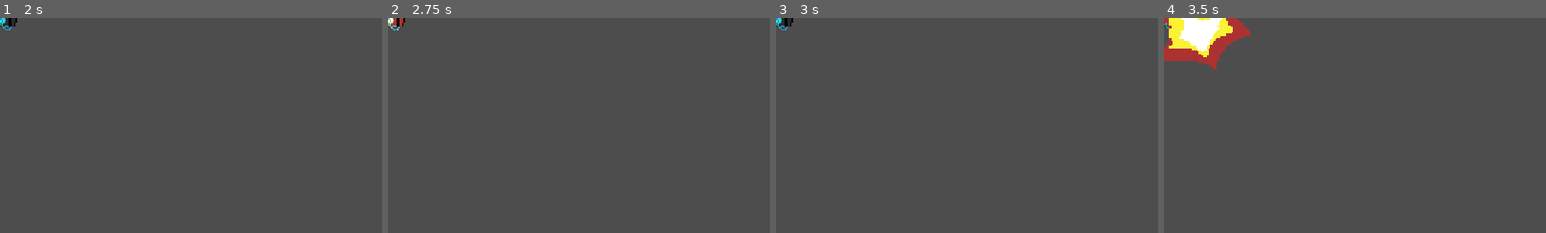
Above: before the commit, frames 1-4 (left to right).
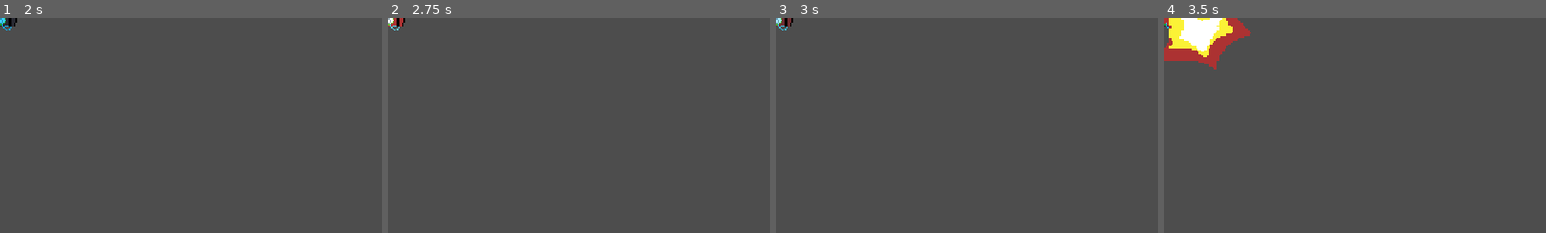
Above: after the commit, the same moments.

Repository: daistic/Project-Skill-Frenzy
Game: Godot game, scene res://Scenes/skills/TimeBomb.tscn
Same seed, same stepped clock (60 frames per second), same inputs: the game is played once before the commit and once after it. This scene is started directly instead of the project's main scene.
Inputs:
- Up to frame 1 (2 s): tap Enter at 0.5 s; hold Z (normal) 0.53-1.28 s; hold Right (move_right) from 0.53 s (still down); tap Up (jump) at 0.77, 1.07, 1.52, 1.82 s; tap Space at 1.25 s; tap Z (normal) at 1.35 s
- Up to frame 2 (2.75 s): tap Enter at 2 s; release Right (move_right) at 2.03 s; hold Left (move_left) from 2.03 s (still down); hold Z (normal) from 2.03 s (still down)
- Up to frame 3 (3 s): tap Space at 2.75 s; release Left (move_left) at 2.78 s; release Z (normal) at 2.78 s; hold Right (move_right) from 2.78 s (still down); tap Z (normal) at 2.85 s
- Up to frame 4 (3.5 s): keep holding Right (move_right); tap Up (jump) at 3.02, 3.32 s
The pictures show only the part of the screen within x 0-50%, y 0-50%; the shares and areas given below are measured in that part.

Frames 1-2 are identical in both runs. In frame 3, 0.1% of the frame differs, in the area x 0-4%, y 0-6%; in frame 4, nothing differs.

Commit message:
add: Audio Effects

Diff:
--- a/Scenes/LevelBase.tscn
+++ b/Scenes/LevelBase.tscn
@@ -1,10 +1,11 @@
-[gd_scene load_steps=6 format=3 uid="uid://gvx18nkpacwq"]
+[gd_scene load_steps=7 format=3 uid="uid://gvx18nkpacwq"]
 
 [ext_resource type="Texture2D" uid="uid://cspw8yq76068a" path="res://Assets/white_texture.png" id="1_wrhoe"]
 [ext_resource type="PackedScene" uid="uid://j3wo3pg8b8jy" path="res://Scenes/Level.tscn" id="2_ilmpw"]
 [ext_resource type="PackedScene" uid="uid://dp4w7d26o2igx" path="res://Scenes/RobloxMan.tscn" id="3_7375l"]
 [ext_resource type="PackedScene" uid="uid://bbgw862emufxe" path="res://Scenes/Flag.tscn" id="4_dci62"]
 [ext_resource type="PackedScene" uid="uid://cjiywmephhpw3" path="res://Scenes/GameplayUi.tscn" id="6_aw1t8"]
+[ext_resource type="AudioStream" uid="uid://c2lnlu0i6erhd" path="res://Assets/SFX/[Electronic] Music by Maksym Malkoa from Pixabay.mp3" id="6_c43mv"]
 
 [node name="LevelBase" type="Node2D"]
 
@@ -30,3 +31,8 @@
 [node name="CanvasLayer" type="CanvasLayer" parent="."]
 
 [node name="GameplayUI" parent="CanvasLayer" instance=ExtResource("6_aw1t8")]
+
+[node name="AudioStreamPlayer2D" type="AudioStreamPlayer2D" parent="."]
+stream = ExtResource("6_c43mv")
+volume_db = -5.0
+autoplay = true
--- a/Scenes/skills/Arch.tscn
+++ b/Scenes/skills/Arch.tscn
@@ -1,7 +1,9 @@
-[gd_scene load_steps=6 format=3 uid="uid://b4hycykf3pkmc"]
+[gd_scene load_steps=8 format=3 uid="uid://b4hycykf3pkmc"]
 
 [ext_resource type="Script" uid="uid://dd30mdl50a6m2" path="res://Scripts/arch.gd" id="1_h0we4"]
 [ext_resource type="Texture2D" uid="uid://bi8xi56a63yw3" path="res://Assets/skills/purple_hook.png" id="2_fikqw"]
+[ext_resource type="AudioStream" uid="uid://i11ncq38uonh" path="res://Assets/SFX/[Whoosh] Sound Effet by Jurij form Pixabay.mp3" id="3_fikqw"]
+[ext_resource type="AudioStream" uid="uid://cfvm5tqy3br4w" path="res://Assets/SFX/[Beep] Sound Effect by Ribhav Agrawal from Pixabay.mp3" id="4_o2cwu"]
 
 [sub_resource type="RectangleShape2D" id="RectangleShape2D_cb8h1"]
 size = Vector2(48.5, 47)
@@ -53,5 +55,12 @@
 
 [node name="VisibleOnScreenNotifier2D" type="VisibleOnScreenNotifier2D" parent="."]
 
+[node name="WhooshAudio" type="AudioStreamPlayer2D" parent="."]
+stream = ExtResource("3_fikqw")
+autoplay = true
+
+[node name="HitAudio" type="AudioStreamPlayer2D" parent="."]
+stream = ExtResource("4_o2cwu")
+
 [connection signal="body_entered" from="." to="." method="_on_body_entered"]
 [connection signal="screen_exited" from="VisibleOnScreenNotifier2D" to="." method="_on_visible_on_screen_notifier_2d_screen_exited"]
--- a/Scenes/skills/Chainsaw.tscn
+++ b/Scenes/skills/Chainsaw.tscn
@@ -1,7 +1,9 @@
-[gd_scene load_steps=13 format=3 uid="uid://cjinrdxcjoc5i"]
+[gd_scene load_steps=15 format=3 uid="uid://cjinrdxcjoc5i"]
 
 [ext_resource type="Script" uid="uid://bs4kyce6ithed" path="res://Scripts/chainsaw.gd" id="1_0ssji"]
 [ext_resource type="Texture2D" uid="uid://mngm17rgt5ua" path="res://Assets/skills/chainsaw_projectile.png" id="1_jcl7s"]
+[ext_resource type="AudioStream" uid="uid://cfvm5tqy3br4w" path="res://Assets/SFX/[Beep] Sound Effect by Ribhav Agrawal from Pixabay.mp3" id="3_3tkpq"]
+[ext_resource type="AudioStream" uid="uid://i11ncq38uonh" path="res://Assets/SFX/[Whoosh] Sound Effet by Jurij form Pixabay.mp3" id="4_svlto"]
 
 [sub_resource type="AtlasTexture" id="AtlasTexture_0ssji"]
 atlas = ExtResource("1_jcl7s")
@@ -100,4 +102,11 @@
 [node name="CollisionShape2D" type="CollisionShape2D" parent="."]
 shape = SubResource("CircleShape2D_ynx84")
 
+[node name="HitAudio" type="AudioStreamPlayer2D" parent="."]
+stream = ExtResource("3_3tkpq")
+
+[node name="WhooshAudio" type="AudioStreamPlayer2D" parent="."]
+stream = ExtResource("4_svlto")
+autoplay = true
+
 [connection signal="body_entered" from="." to="." method="_on_body_entered"]
--- a/Scenes/skills/Fireball.tscn
+++ b/Scenes/skills/Fireball.tscn
@@ -1,7 +1,9 @@
-[gd_scene load_steps=9 format=3 uid="uid://ccjm646e718rx"]
+[gd_scene load_steps=11 format=3 uid="uid://ccjm646e718rx"]
 
 [ext_resource type="Script" uid="uid://bgrv1ar48pvl4" path="res://Scripts/fireball.gd" id="1_dju2h"]
 [ext_resource type="Texture2D" uid="uid://b2l58xvc5o2f0" path="res://Assets/skills/fireball.png" id="1_o53bx"]
+[ext_resource type="AudioStream" uid="uid://cfvm5tqy3br4w" path="res://Assets/SFX/[Beep] Sound Effect by Ribhav Agrawal from Pixabay.mp3" id="3_4wl4n"]
+[ext_resource type="AudioStream" uid="uid://dc5cqnmyebx46" path="res://Assets/SFX/[Fireball] Sound Effect by Koi Roylers from Pixabay.mp3" id="4_t8ssa"]
 
 [sub_resource type="AtlasTexture" id="AtlasTexture_dju2h"]
 atlas = ExtResource("1_o53bx")
@@ -71,5 +73,12 @@
 
 [node name="VisibleOnScreenNotifier2D" type="VisibleOnScreenNotifier2D" parent="."]
 
+[node name="HitAudio" type="AudioStreamPlayer2D" parent="."]
+stream = ExtResource("3_4wl4n")
+
+[node name="FireballAudio" type="AudioStreamPlayer2D" parent="."]
+stream = ExtResource("4_t8ssa")
+autoplay = true
+
 [connection signal="body_entered" from="." to="." method="_on_body_entered"]
 [connection signal="screen_exited" from="VisibleOnScreenNotifier2D" to="." method="_on_visible_on_screen_notifier_2d_screen_exited"]
--- a/Scenes/skills/Sword.tscn
+++ b/Scenes/skills/Sword.tscn
@@ -1,7 +1,9 @@
-[gd_scene load_steps=4 format=3 uid="uid://cgu4acnx1l67h"]
+[gd_scene load_steps=6 format=3 uid="uid://cgu4acnx1l67h"]
 
 [ext_resource type="Script" uid="uid://pim52f4tb1cp" path="res://Scripts/sword.gd" id="1_hthk4"]
 [ext_resource type="Texture2D" uid="uid://bvkb5ppvrpcwq" path="res://Assets/skills/sword.png" id="1_suca6"]
+[ext_resource type="AudioStream" uid="uid://cfvm5tqy3br4w" path="res://Assets/SFX/[Beep] Sound Effect by Ribhav Agrawal from Pixabay.mp3" id="3_j64ad"]
+[ext_resource type="AudioStream" uid="uid://i11ncq38uonh" path="res://Assets/SFX/[Whoosh] Sound Effet by Jurij form Pixabay.mp3" id="4_m3h4o"]
 
 [sub_resource type="CapsuleShape2D" id="CapsuleShape2D_vnlp2"]
 radius = 16.0
@@ -24,4 +26,11 @@
 shape = SubResource("CapsuleShape2D_vnlp2")
 disabled = true
 
+[node name="HitAudio" type="AudioStreamPlayer2D" parent="."]
+stream = ExtResource("3_j64ad")
+
+[node name="WhooshAudio" type="AudioStreamPlayer2D" parent="."]
+stream = ExtResource("4_m3h4o")
+autoplay = true
+
 [connection signal="body_entered" from="." to="." method="_on_body_entered"]
--- a/Scenes/skills/TennisBall.tscn
+++ b/Scenes/skills/TennisBall.tscn
@@ -1,7 +1,9 @@
-[gd_scene load_steps=5 format=3 uid="uid://bw0en64ltcn0h"]
+[gd_scene load_steps=7 format=3 uid="uid://bw0en64ltcn0h"]
 
 [ext_resource type="Script" uid="uid://detjcykhp1x0d" path="res://Scripts/tennis_ball.gd" id="1_nudrs"]
 [ext_resource type="Texture2D" uid="uid://cdgwdytk4qtoi" path="res://Assets/skills/tennis_ball.png" id="2_fdwen"]
+[ext_resource type="AudioStream" uid="uid://cfvm5tqy3br4w" path="res://Assets/SFX/[Beep] Sound Effect by Ribhav Agrawal from Pixabay.mp3" id="3_ivq2c"]
+[ext_resource type="AudioStream" uid="uid://dahrxrlxla504" path="res://Assets/SFX/[Tennis] Sound Effect by Jurij from Pixabay.mp3" id="4_43nqe"]
 
 [sub_resource type="PhysicsMaterial" id="PhysicsMaterial_fdwen"]
 friction = 0.0
@@ -34,5 +36,12 @@
 one_shot = true
 autostart = true
 
+[node name="HitAudio" type="AudioStreamPlayer2D" parent="."]
+stream = ExtResource("3_ivq2c")
+
+[node name="TennisAudio" type="AudioStreamPlayer2D" parent="."]
+stream = ExtResource("4_43nqe")
+autoplay = true
+
 [connection signal="body_entered" from="." to="." method="_on_body_entered"]
 [connection signal="timeout" from="Timer" to="." method="_on_timer_timeout"]
--- a/Scenes/skills/TimeBomb.tscn
+++ b/Scenes/skills/TimeBomb.tscn
@@ -1,10 +1,12 @@
-[gd_scene load_steps=10 format=3 uid="uid://c2koxl0mhnc5w"]
+[gd_scene load_steps=12 format=3 uid="uid://c2koxl0mhnc5w"]
 
 [ext_resource type="Texture2D" uid="uid://dvj80qgcxatnu" path="res://Assets/skills/time_bomb.png" id="1_03fun"]
 [ext_resource type="Script" uid="uid://ht6l5n3inf87" path="res://Scripts/time_bomb.gd" id="1_c4oek"]
 [ext_resource type="Texture2D" uid="uid://u2e7khdt2fg0" path="res://Assets/skills/explosion 1.png" id="2_bkyvt"]
 [ext_resource type="Texture2D" uid="uid://sbaxtnqyg07q" path="res://Assets/skills/explosion 2.png" id="3_c4oek"]
 [ext_resource type="Texture2D" uid="uid://dg13uqitft62u" path="res://Assets/skills/explosion 3.png" id="4_eeme7"]
+[ext_resource type="AudioStream" uid="uid://cg7ayj1m1c8nm" path="res://Assets/SFX/[Beeping] Sound Effect by freesound_community from Pixabay.mp3" id="6_j51yd"]
+[ext_resource type="AudioStream" uid="uid://d0ujlnjh2s6k4" path="res://Assets/SFX/[Explosion] Sound Effect by Ahmed Abudlaal from Pixabay.mp3" id="7_ov5y7"]
 
 [sub_resource type="CircleShape2D" id="CircleShape2D_bkyvt"]
 radius = 81.0555
@@ -26,7 +28,7 @@
 
 [sub_resource type="Animation" id="Animation_c4oek"]
 resource_name = "ticking"
-length = 3.0
+length = 3.5
 step = 0.05
 tracks/0/type = "value"
 tracks/0/imported = false
@@ -35,11 +37,26 @@
 tracks/0/interp = 1
 tracks/0/loop_wrap = true
 tracks/0/keys = {
-"times": PackedFloat32Array(0, 0.8, 1, 1.1, 1.8, 2, 2.1, 2.8, 3),
+"times": PackedFloat32Array(0, 0.8, 1, 1.1, 1.8, 2, 2.1, 2.8, 3.25),
 "transitions": PackedFloat32Array(1, 1, 1, 1, 1, 1, 1, 1, 1),
 "update": 0,
 "values": [Color(1, 1, 1, 1), Color(1, 1, 1, 1), Color(0.231373, 0.819608, 1, 1), Color(1, 1, 1, 1), Color(1, 1, 1, 1), Color(0.231373, 0.819608, 1, 1), Color(1, 1, 1, 1), Color(1, 1, 1, 1), Color(0.231373, 0.819608, 1, 1)]
 }
+tracks/1/type = "audio"
+tracks/1/imported = false
+tracks/1/enabled = true
+tracks/1/path = NodePath("BeepingAudio")
+tracks/1/interp = 1
+tracks/1/loop_wrap = true
+tracks/1/keys = {
+"clips": [{
+"end_offset": 0.0,
+"start_offset": 0.9849,
+"stream": ExtResource("6_j51yd")
+}],
+"times": PackedFloat32Array(0.75)
+}
+tracks/1/use_blend = true
 
 [sub_resource type="AnimationLibrary" id="AnimationLibrary_idl20"]
 _data = {
@@ -118,5 +135,11 @@
 }
 autoplay = "ticking"
 
+[node name="BeepingAudio" type="AudioStreamPlayer2D" parent="."]
+autoplay = true
+
+[node name="ExplosionAudio" type="AudioStreamPlayer2D" parent="."]
+stream = ExtResource("7_ov5y7")
+
 [connection signal="body_entered" from="." to="." method="_on_body_entered"]
 [connection signal="timeout" from="Timer" to="." method="_on_timer_timeout"]
--- a/Scripts/arch.gd
+++ b/Scripts/arch.gd
@@ -1,4 +1,6 @@
 extends ObjectSkill
+
+@onready var hit_audio: AudioStreamPlayer2D = $HitAudio
 
 @export var initial_speed: float = 300.0
 @export var initial_vertical_velocity: float = -200.0
@@ -28,4 +30,5 @@
 
 	if body is Zombo || Turtle:
 		body.hit()
+		hit_audio.play()
 		GameManager.count_to_skill()
--- a/Scripts/chainsaw.gd
+++ b/Scripts/chainsaw.gd
@@ -1,6 +1,8 @@
 extends ObjectSkill
 
 @onready var animated_sprite_2d: AnimatedSprite2D = $AnimatedSprite2D
+@onready var hit_audio: AudioStreamPlayer2D = $HitAudio
+
 @export var move_speed: float = 50.0
 
 func _ready() -> void:
@@ -21,4 +23,5 @@
 
 	if body is Zombo || Turtle:
 		body.hit()
+		hit_audio.play()
 		GameManager.count_to_skill()
--- a/Scripts/fireball.gd
+++ b/Scripts/fireball.gd
@@ -1,4 +1,6 @@
 extends ObjectSkill
+
+@onready var hit_audio: AudioStreamPlayer2D = $HitAudio
 
 @export var move_speed: float = 500.0
 
@@ -14,4 +16,5 @@
 
 	if body is Zombo || Turtle:
 		body.hit()
+		hit_audio.play()
 		GameManager.count_to_skill()
--- a/Scripts/sword.gd
+++ b/Scripts/sword.gd
@@ -1,6 +1,8 @@
 extends ObjectSkill
 
 class_name Sword
+
+@onready var hit_audio: AudioStreamPlayer2D = $HitAudio
 
 @onready var collision_shape_2d: CollisionShape2D = $CollisionShape2D
 
@@ -16,4 +18,5 @@
 
 	if body is Zombo || Turtle:
 		body.hit()
+		hit_audio.play()
 		GameManager.count_to_skill()
--- a/Scripts/tennis_ball.gd
+++ b/Scripts/tennis_ball.gd
@@ -1,6 +1,7 @@
 extends ObjectSkill
 
 @onready var rigidbody: RigidBody2D = $"."
+@onready var hit_audio: AudioStreamPlayer2D = $HitAudio
 
 @export var impulse: Vector2 = Vector2(125.0, -250.0)
 
@@ -20,4 +21,5 @@
 
 	if body is Zombo || Turtle:
 		body.hit()
+		hit_audio.play()
 		GameManager.count_to_skill()
--- a/Scripts/time_bomb.gd
+++ b/Scripts/time_bomb.gd
@@ -2,6 +2,7 @@
 
 @onready var explosion_sprites: Array[Sprite2D] = [$Sprite2D2, $Sprite2D3, $Sprite2D4, $Sprite2D5]
 @onready var explosion_collisions: Array[CollisionShape2D] = [$CollisionShape2D, $CollisionShape2D2, $CollisionShape2D3, $CollisionShape2D4]
+@onready var explosion_audio: AudioStreamPlayer2D = $ExplosionAudio
 
 const EXPLOSION_TIME = 0.1
 const EXPLOSION_SPRITE_TIME = 0.5
@@ -12,6 +13,7 @@
 	for collision in explosion_collisions:
 		collision.disabled = false
 
+	explosion_audio.play()
 	await get_tree().create_timer(EXPLOSION_TIME).timeout
 	for collision in explosion_collisions:
 		collision.disabled = true
Not shown, added: Assets/SFX/[Beep] Sound Effect by Ribhav Agrawal from Pixabay.mp3.import
Not shown, added: Assets/SFX/[Beeping] Sound Effect by freesound_community from Pixabay.mp3.import
Not shown, added: Assets/SFX/[Electronic] Music by Maksym Malkoa from Pixabay.mp3.import
Not shown, added: Assets/SFX/[Explosion] Sound Effect by Ahmed Abudlaal from Pixabay.mp3.import
Not shown, added: Assets/SFX/[Fireball] Sound Effect by Koi Roylers from Pixabay.mp3.import
Not shown, added: Assets/SFX/[Tennis] Sound Effect by Jurij from Pixabay.mp3.import
Not shown, added: Assets/SFX/[Whoosh] Sound Effet by Jurij form Pixabay.mp3.import
Not shown, added: Assets/SFX/[Beep] Sound Effect by Ribhav Agrawal from Pixabay.mp3
Not shown, added: Assets/SFX/[Beeping] Sound Effect by freesound_community from Pixabay.mp3
Not shown, added: Assets/SFX/[Electronic] Music by Maksym Malkoa from Pixabay.mp3
Not shown, added: Assets/SFX/[Explosion] Sound Effect by Ahmed Abudlaal from Pixabay.mp3
Not shown, added: Assets/SFX/[Fireball] Sound Effect by Koi Roylers from Pixabay.mp3
(and 2 more such lines)
